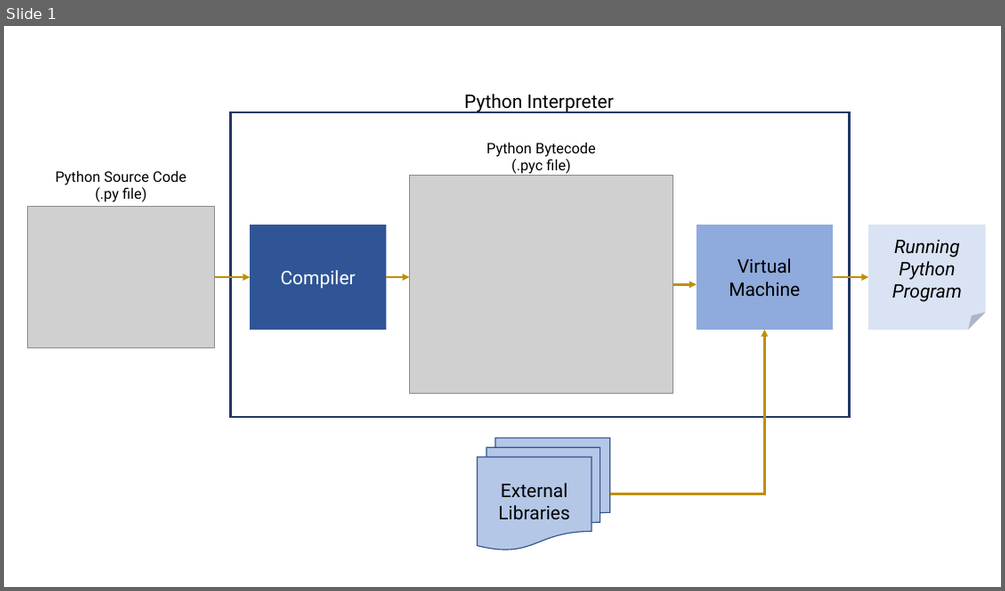
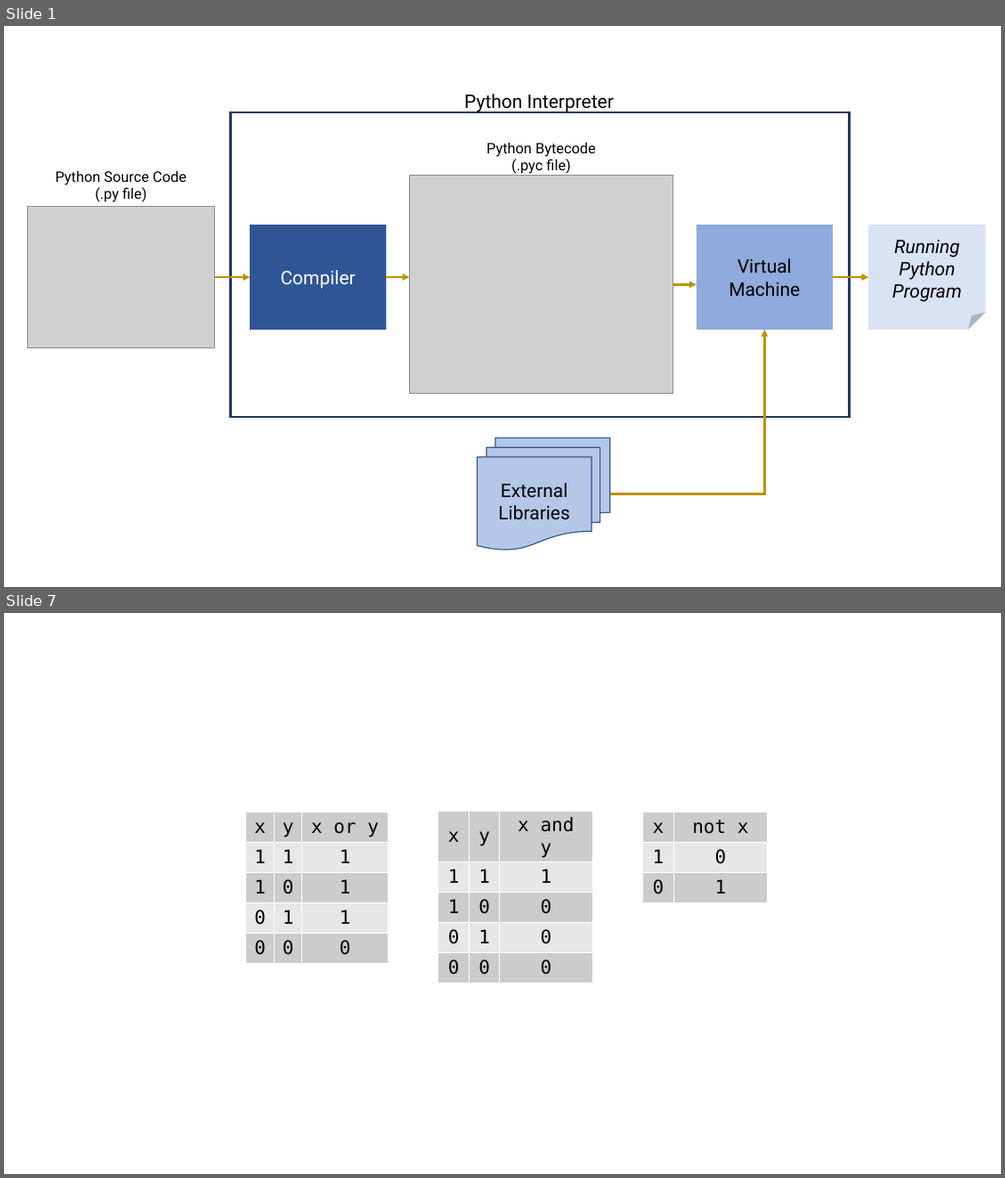
Before and after one commit to smevirtual/python_fundamentals_workshop, a slide deck: day1/Images for Jupyter Notebook - Day 1.pptx. Shown one above the other, each under a label of ours: slide 1 before the commit, slides 1 and 7 after it; the slides between them are not shown. The pictures are 1005x591 and 1005x1178 pixels, drawn with LibreOffice and Linux fonts; fonts in the diff are those of the drawing; grey boxes stand for pictures. Boxes give left, top, right and bottom in pixels: in the first picture for what was removed or moved away, otherwise in the second. Text is boxed around its words. In the diff, an @@ line names an element or a change of style, - is before the commit and + after.

```diff
--- a/day1/Images for Jupyter Notebook - Day 1.pptx
+++ b/day1/Images for Jupyter Notebook - Day 1.pptx
@@ slide 7 added at (x1=4, y1=613, x2=1001, y2=1174), background #FFFFFF @@
@@ table added at (x1=245, y1=811, x2=388, y2=964), 5 rows, 3 columns @@
+x | y | x or y
+1 | 1 | 1
+1 | 0 | 1
+0 | 1 | 1
+0 | 0 | 0
@@ table added at (x1=438, y1=811, x2=593, y2=978), 5 rows, 3 columns @@
+x | y | x and y
+1 | 1 | 1
+1 | 0 | 0
+0 | 1 | 0
+0 | 0 | 0
@@ table added at (x1=643, y1=811, x2=768, y2=903), 3 rows, 2 columns @@
+x | not x
+1 | 0
+0 | 1
```
Also in this commit, not shown: 14 other slides added, 29 other files.
